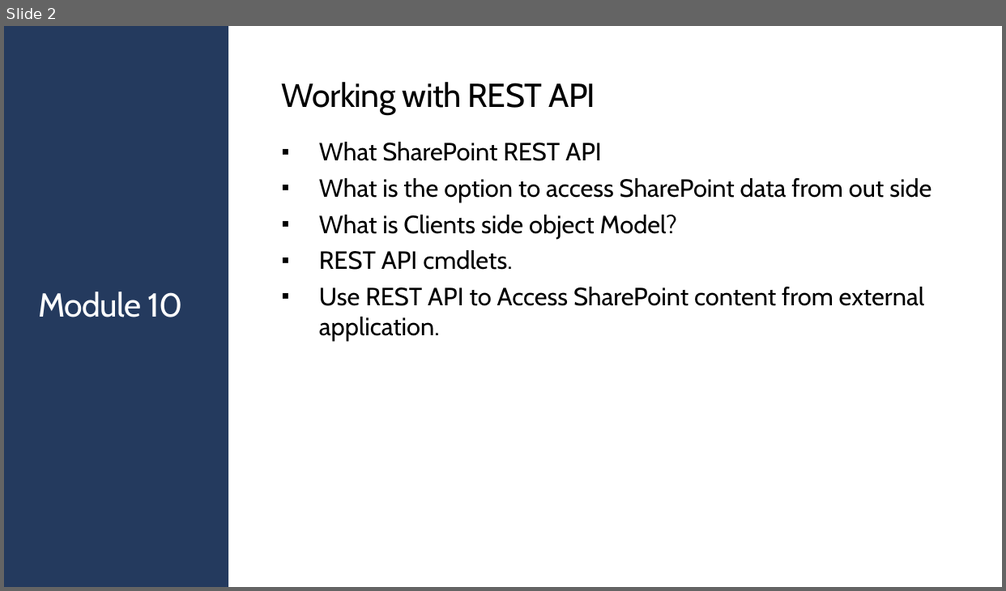
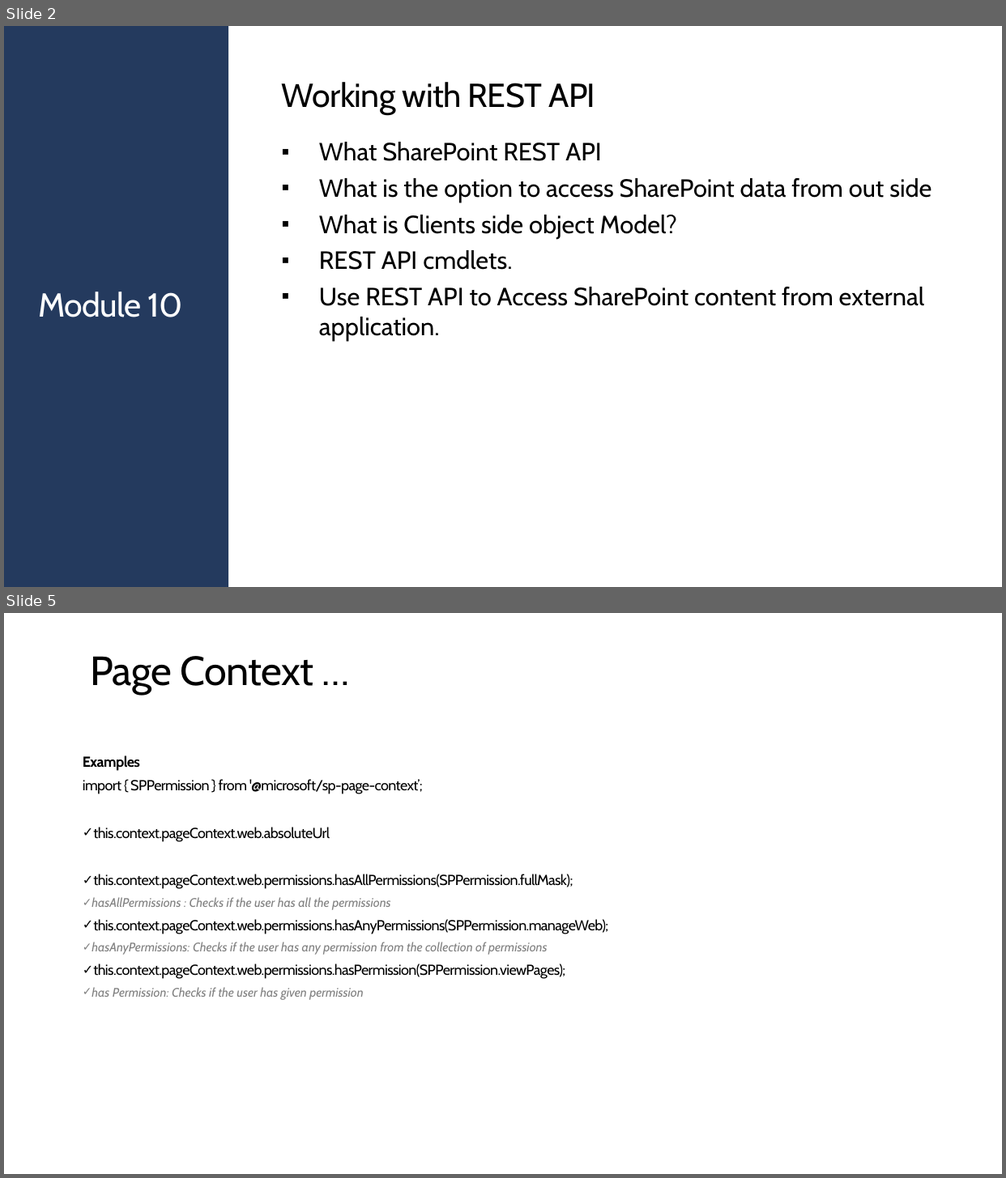
Before and after one commit to JPOWER4/SharePoint-2019-Training, a slide deck: Microsoft SharePoint 2019 Module 10.pptx. Shown one above the other, each under a label of ours: slide 2 before the commit, slides 2 and 5 after it; the slides between them are not shown. The pictures are 1006x591 and 1006x1178 pixels, drawn with LibreOffice and Linux fonts; fonts in the diff are those of the drawing; background and template pictures are left out. Boxes give left, top, right and bottom in pixels: in the first picture for what was removed or moved away, otherwise in the second. Text is boxed around its words. In the diff, an @@ line names an element or a change of style, - is before the commit and + after.

```diff
--- a/Microsoft SharePoint 2019 Module 10.pptx
+++ b/Microsoft SharePoint 2019 Module 10.pptx
@@ slide 5 added at (4, 613, 1002, 1174), background #FFFFFF @@
@@ title added at (90, 656, 314, 694), 39.2 pt, text #000000 @@
+Page Context …
@@ text added at (83, 756, 608, 1000), 14 pt, text #000000 @@
+Examples
+import { SPPermission } from '@microsoft/sp-page-context’;
+✓ this.context.pageContext.web.absoluteUrl
+✓ this.context.pageContext.web.permissions.hasAllPermissions(SPPermission.fullMask);
+  ✓ hasAllPermissions : Checks if the user has all the permissions
+✓ this.context.pageContext.web.permissions.hasAnyPermissions(SPPermission.manageWeb);
+  ✓ hasAnyPermissions: Checks if the user has any permission from the collection of permissions
+✓ this.context.pageContext.web.permissions.hasPermission(SPPermission.viewPages);
+  ✓ has Permission: Checks if the user has given permission
```
Also in this commit, not shown: 4 other slides added, 5 slides removed, 2 other files.
